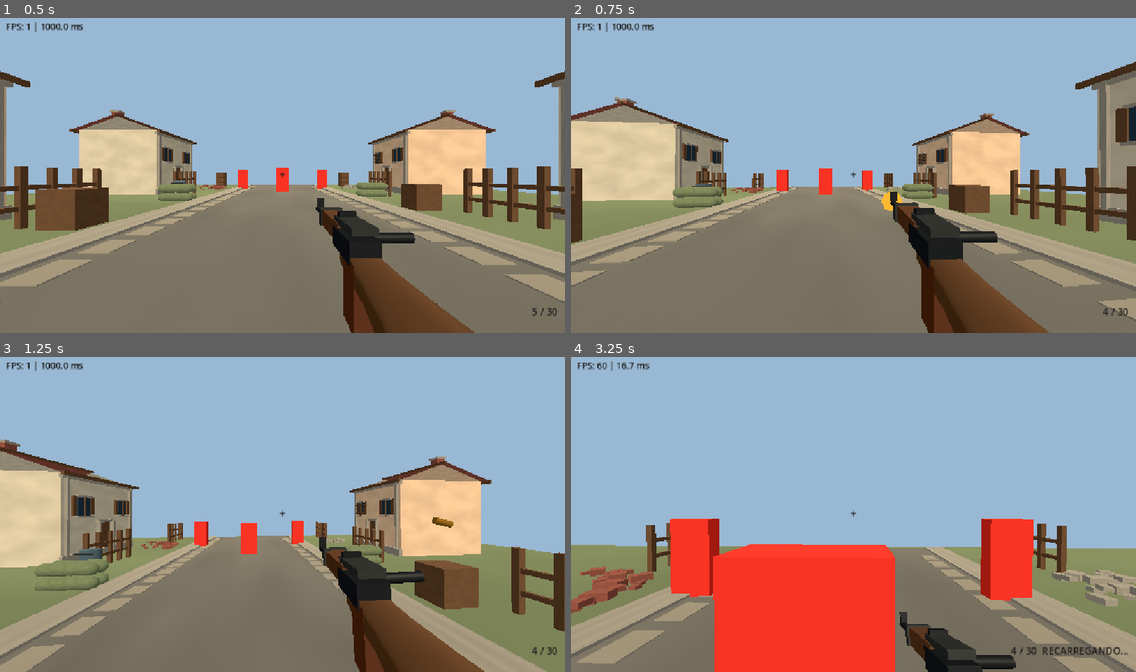
Above: before the commit, frames 1-4 (two rows, left to right).
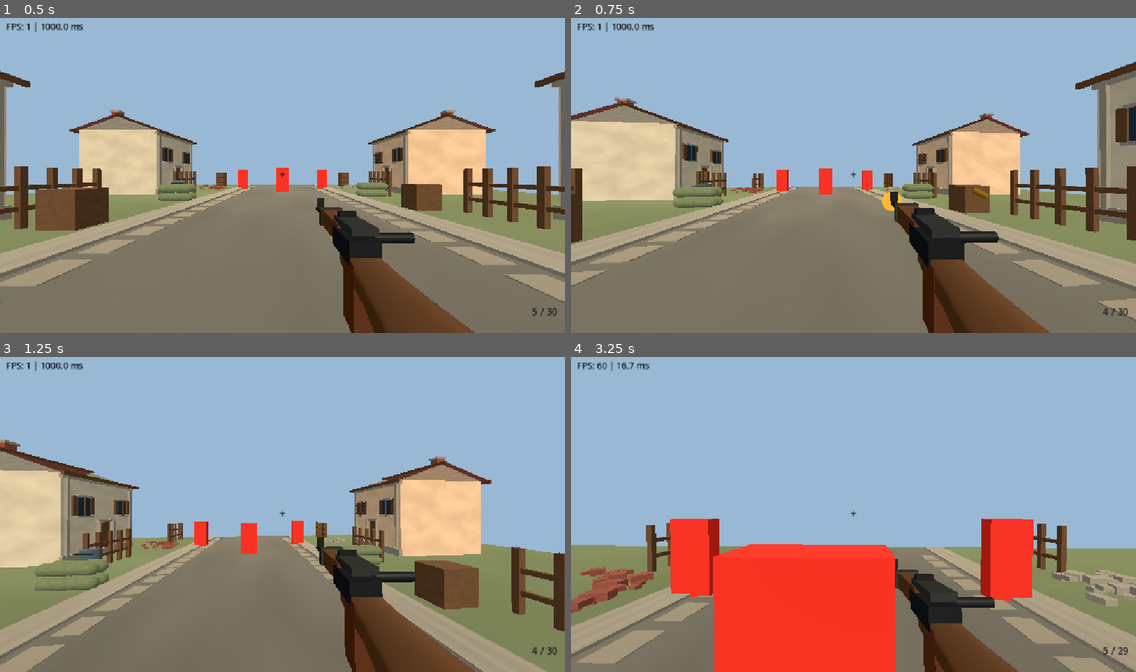
Above: after the commit, the same moments.

Repository: Evertonzinn/ww2-fps
Game: Godot game, scene res://main.tscn
Two runs of this game, one before a commit and one after it. Both use one fixed random seed, a clock stepped at 60 frames per second and the inputs below.
Inputs (mouse positions are in pixels of both pictures, inside the frame that each line leads up to):
- Up to frame 1 (0.5 s): no input
- Up to frame 2 (0.75 s): tap Enter at 0.5 s; move the mouse to (881, 172) at 0.52 s; hold W from 0.53 s (still down); tap R at 0.6 s; click (881, 172) at 0.67 s
- Up to frame 3 (1.25 s): keep holding W; tap Space at 0.77 s
- Up to frame 4 (3.25 s): keep holding W; move the mouse to (825, 514) at 1.27 s; tap R at 1.35, 2.3, 2.85 s; click (825, 514) at 1.42 s; tap Space at 1.52, 3.02 s; move the mouse to (864, 508) at 2.02 s; hold Shift 2.03-2.78 s; click (864, 508) at 2.17 s; move the mouse to (847, 517) at 2.77 s; click (847, 517) at 2.92 s

Frame 1 is identical in both runs. In frame 2, 0.2% of the frame differs, in the area x 54-85%, y 53-100%; in frame 3, 1.7%; in frame 4, 4.0%, in the area x 57-99%, y 64-100%.

Commit message:
fix: remove duplicated bolt overlay and restore tested Lee-Enfield ADS

Diff:
--- a/weapon.gd
+++ b/weapon.gd
@@ -6,8 +6,7 @@
 const MAX_RANGE: float = 90.0
 const SHOT_INTERVAL: float = 0.55
 const RELOAD_DURATION: float = 1.8
-const BOLT_CYCLE_DURATION: float = 0.80
-const BoltVisualRig = preload("res://weapon_bolt.gd")
+const BOLT_CYCLE_DURATION: float = 0.44
 const CASE_EJECTION_DURATION: float = 0.38
 const HIP_POSITION: Vector3 = Vector3(0.30, -0.28, -0.56)
 const AIM_POSITION: Vector3 = Vector3(0.0, -0.15, -0.48)
@@ -38,16 +37,12 @@
 var muzzle_timer: float = 0.0
 var walk_cycle: float = 0.0
 var bolt_cycle_timer: float = 0.0
-var auto_reload_pending: bool = false
-var case_ejection_pending: bool = false
 var case_ejection_timer: float = 0.0
 var case_visual: MeshInstance3D
 var rifle_instance: Node3D
 var active_texture_size: int = 2
-var bolt_visual_rig: BoltVisualRig
 
 func _ready() -> void:
-	bolt_visual_rig = BoltVisualRig.new()
 	position = HIP_POSITION
 	muzzle_flash.visible = false
 	# Quando o GLB estiver presente, troca somente o visual do rifle.
@@ -66,11 +61,6 @@
 func request_reload() -> void:
 	if reloading or magazine == MAGAZINE_SIZE or reserve_ammo <= 0:
 		return
-	# Nao iniciar recarga no meio do ciclo de extracao do estojo.
-	if bolt_cycle_timer > 0.0:
-		auto_reload_pending = true
-		return
-	auto_reload_pending = false
 	reloading = true
 	reload_timer = RELOAD_DURATION
 	reload_audio.play()
@@ -79,9 +69,6 @@
 func _physics_process(delta: float) -> void:
 	shot_cooldown = maxf(0.0, shot_cooldown - delta)
 	bolt_cycle_timer = maxf(0.0, bolt_cycle_timer - delta)
-	if auto_reload_pending and bolt_cycle_timer <= 0.0:
-		auto_reload_pending = false
-		request_reload()
 
 	if reloading:
 		reload_timer -= delta
@@ -94,7 +81,7 @@
 
 	if pending_shot:
 		pending_shot = false
-		if not reloading and shot_cooldown <= 0.0 and bolt_cycle_timer <= 0.0 and magazine > 0:
+		if not reloading and shot_cooldown <= 0.0 and magazine > 0:
 			_fire_hitscan()
 
 func _process(delta: float) -> void:
@@ -129,24 +116,17 @@
 		if muzzle_timer <= 0.0:
 			muzzle_flash.visible = false
 
-	# O estojo sai somente durante a abertura do ferrolho, nao no instante do tiro.
-	if case_ejection_pending and bolt_cycle_timer > 0.0 and cycle_progress >= 0.37:
-		case_ejection_pending = false
-		case_ejection_timer = CASE_EJECTION_DURATION
 	if case_visual != null:
 		_update_cartridge_case(delta)
-	if bolt_visual_rig != null and rifle_instance != null:
-		bolt_visual_rig.animate(cycle_progress if bolt_cycle_timer > 0.0 else 1.0)
 	crosshair.visible = not aiming
 
 func _fire_hitscan() -> void:
 	magazine -= 1
 	shot_cooldown = SHOT_INTERVAL
 	bolt_cycle_timer = BOLT_CYCLE_DURATION
-	case_ejection_timer = 0.0
-	case_ejection_pending = true
+	case_ejection_timer = CASE_EJECTION_DURATION
 	if case_visual != null:
-		case_visual.visible = false
+		case_visual.visible = true
 	recoil = 0.10
 	recoil_pitch = 0.14
 	muzzle_timer = 0.07
@@ -169,15 +149,12 @@
 	# A recarga inicia apos o ultimo disparo, sem exigir R.
 	# Se nao houver municao na reserva, o HUD informa carregador vazio.
 	if magazine == 0 and reserve_ammo > 0:
-		auto_reload_pending = true
-		_update_hud()
+		request_reload()
 
 func _update_hud() -> void:
 	ammo_label.text = "%d / %d" % [magazine, reserve_ammo]
 	if reloading:
 		ammo_label.text += "  RECARREGANDO..."
-	elif auto_reload_pending:
-		ammo_label.text += "  OPERANDO FERROLHO..."
 	elif magazine == 0 and reserve_ammo == 0:
 		ammo_label.text += "  SEM MUNICAO"
 
@@ -308,8 +285,6 @@
 	# O arquivo distribuido ja esta normalizado para cerca de 1,11 m.
 	# Eixo da boca do cano: -Z, alinhado com a camera do FPS.
 	# Nao escalar novamente, pois o glTF original tinha escala de exportacao 100x.
-	if bolt_visual_rig != null:
-		bolt_visual_rig.reset()
 	replacement.name = "LeeEnfield3D"
 	add_child(replacement)
 	replacement.position = Vector3(0.0, 0.085, -0.55)
@@ -317,8 +292,6 @@
 		rifle_instance.queue_free()
 	rifle_instance = replacement
 	active_texture_size = texture_size
-	if bolt_visual_rig != null:
-		bolt_visual_rig.bind_to(rifle_instance)
 
 	# Oculta somente malhas antigas. Audio e muzzle flash continuam ativos.
 	for child in get_children():
--- a/weapon_bolt.gd
+++ /dev/null
@@ -1,130 +0,0 @@
-extends RefCounted
-
-# Independent bolt mechanism prototype, not a modification of the licensed GLB.
-# Source asset has no animation, skeleton or semantically named bolt group.
-const COVER_NAMES = ["Cube008Low", "Cube009Low", "Cube010Low", "Circle001Low"]
-const LOCATION = Vector3(-0.011, 0.082, -0.079)
-const TRAVEL: float = 0.086
-const LIFT_RAD: float = 0.93
-
-var model: Node3D
-var covered: Array[MeshInstance3D] = []
-var prior_visibility: Array[bool] = []
-var assembly: Node3D
-var slider: Node3D
-var rotator: Node3D
-
-func bind_to(root: Node3D) -> void:
-	reset()
-	model = root
-	_collect(root)
-	if covered.size() != COVER_NAMES.size():
-		push_warning("Lee-Enfield: visual bolt needs all four covers (found %d). Fallback active." % covered.size())
-		covered.clear()
-		model = null
-		return
-	var parent_weapon := root.get_parent() as Node3D
-	if parent_weapon == null:
-		covered.clear()
-		model = null
-		return
-	for part in covered:
-		prior_visibility.append(part.visible)
-		part.visible = false
-	assembly = Node3D.new()
-	assembly.name = "BoltAssemblyVisual"
-	parent_weapon.add_child(assembly)
-	assembly.position = root.position + LOCATION
-
-	slider = Node3D.new()
-	slider.name = "BoltSlide"
-	assembly.add_child(slider)
-	rotator = Node3D.new()
-	rotator.name = "BoltLockRotation"
-	slider.add_child(rotator)
-
-	var steel := StandardMaterial3D.new()
-	steel.albedo_color = Color(0.23, 0.24, 0.24)
-	steel.metallic = 0.62
-	steel.roughness = 0.45
-	_cylinder("BoltBody", Vector3(0, 0, -0.015), 0.011, 0.142, Vector3(PI * 0.5, 0, 0), steel)
-	_cylinder("RearCollar", Vector3(0, 0, 0.054), 0.014, 0.020, Vector3(PI * 0.5, 0, 0), steel)
-	_cylinder("HandleStem", Vector3(0.028, -0.001, 0.044), 0.006, 0.056, Vector3(0, 0, PI * 0.5), steel)
-	_cylinder("HandleBend", Vector3(0.052, -0.012, 0.044), 0.006, 0.028, Vector3(0, 0, -0.25), steel)
-	var knob := MeshInstance3D.new()
-	knob.name = "BoltKnob"
-	var sphere := SphereMesh.new()
-	sphere.radius = 0.012
-	sphere.height = 0.024
-	sphere.radial_segments = 12
-	sphere.rings = 6
-	knob.mesh = sphere
-	knob.material_override = steel
-	knob.position = Vector3(0.061, -0.021, 0.044)
-	rotator.add_child(knob)
-	animate(1.0)
-	print("Lee-Enfield: BoltAssemblyVisual: bolt body, handle and knob created.")
-
-func reset() -> void:
-	for i in range(covered.size()):
-		if i < prior_visibility.size() and is_instance_valid(covered[i]):
-			covered[i].visible = prior_visibility[i]
-	covered.clear()
-	prior_visibility.clear()
-	if assembly != null and is_instance_valid(assembly):
-		assembly.queue_free()
-	assembly = null
-	slider = null
-	rotator = null
-	model = null
-
-func animate(progress: float) -> void:
-	if slider == null or rotator == null or not is_instance_valid(slider):
-		return
-	var p: float = clampf(progress, 0.0, 1.0)
-	var lift: float = 0.0
-	var pull: float = 0.0
-	# Unlock / extract / feed / lock
-	if p < 0.21:
-		lift = _ease(p / 0.21)
-	elif p < 0.51:
-		lift = 1.0
-		pull = _ease((p - 0.21) / 0.30)
-	elif p < 0.80:
-		lift = 1.0
-		pull = 1.0 - _ease((p - 0.51) / 0.29)
-	else:
-		lift = 1.0 - _ease((p - 0.80) / 0.20)
-	slider.position.z = pull * TRAVEL
-	rotator.rotation.z = lift * LIFT_RAD
-
-func _ease(t: float) -> float:
-	var v: float = clampf(t, 0.0, 1.0)
-	return v * v * (3.0 - 2.0 * v)
-
-func _collect(node: Node) -> void:
-	for child in node.get_children():
-		if child is MeshInstance3D and _matches(String(child.name)):
-			covered.append(child as MeshInstance3D)
-		_collect(child)
-
-func _matches(name: String) -> bool:
-	var normalized: String = name.replace(".", "").replace("_", "").replace("-", "").to_lower()
-	for expected in COVER_NAMES:
-		if normalized.begins_with(expected.to_lower()):
-			return true
-	return false
-
-func _cylinder(name: String, location: Vector3, radius: float, length: float, angles: Vector3, material: Material) -> void:
-	var mesh := CylinderMesh.new()
-	mesh.top_radius = radius
-	mesh.bottom_radius = radius
-	mesh.height = length
-	mesh.radial_segments = 12
-	var visual := MeshInstance3D.new()
-	visual.name = name
-	visual.mesh = mesh
-	visual.material_override = material
-	visual.position = location
-	visual.rotation = angles
-	rotator.add_child(visual)
Not shown, added: docs/v065-fix-single-bolt.md
